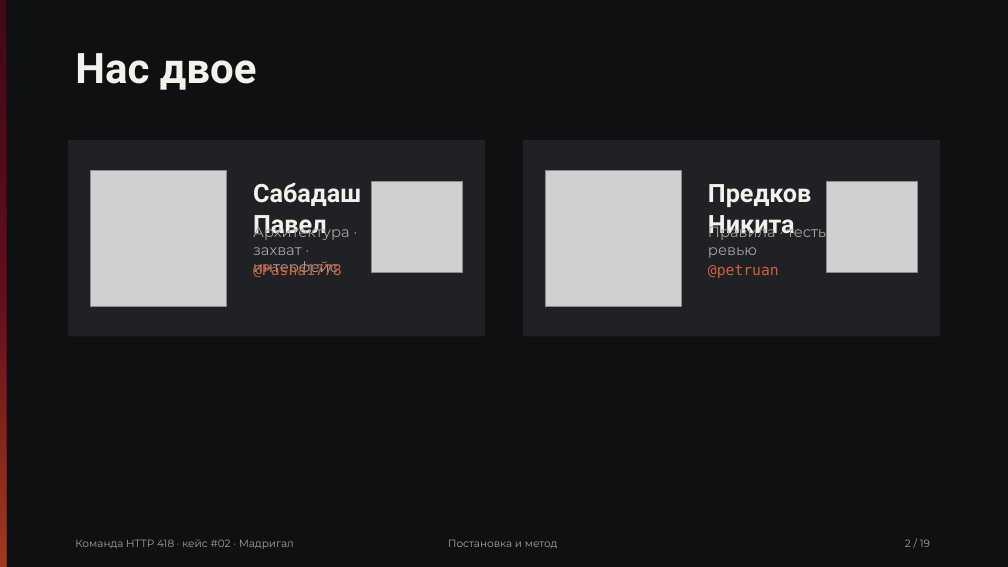
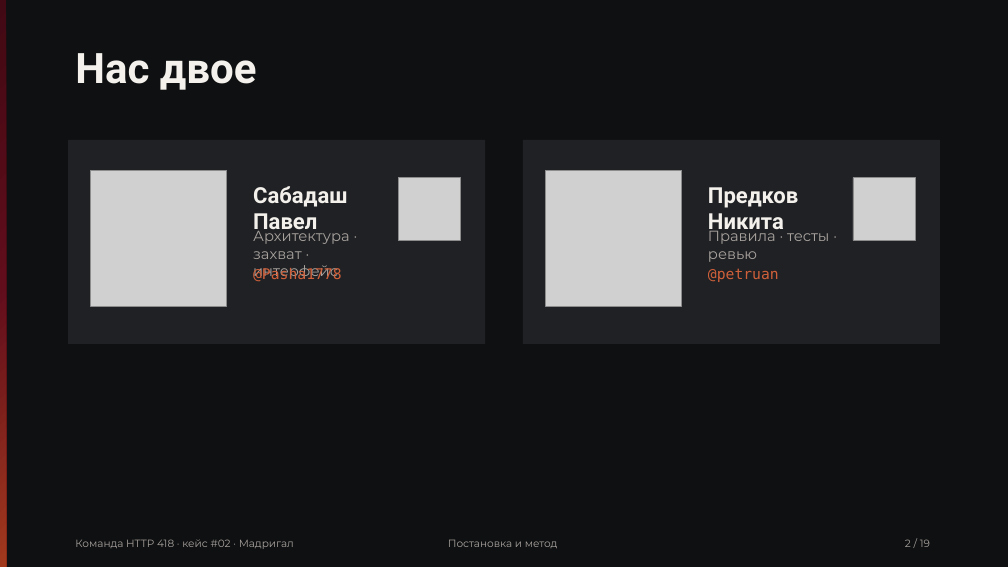
Before and after one commit to Pavel1778/madrigal-protocol-lab, a slide deck: slide 2 of presentation/slides.pptx. Drawn at 1008x567 pixels with LibreOffice and Linux fonts; fonts in the diff are those of the drawing; grey boxes stand for pictures. Boxes give left, top, right and bottom in pixels: in the first picture for what was removed or moved away, otherwise in the second. Text is boxed around its words. In the diff, an @@ line names an element or a change of style, - is before the commit and + after.

```diff
--- a/presentation/slides.pptx
+++ b/presentation/slides.pptx
@@ rectangle: place and size @@
-rectangle at [68,140,485,337]
+rectangle at [68,140,485,344]
@@ rectangle: place and size @@
-rectangle at [523,140,941,337]
+rectangle at [523,140,941,344]
@@ text "Сабадаш Павел" at [253,186,348,236]: size 24 to 21 pt @@
@@ picture: place and size @@
-picture at [372,181,463,272]
+picture at [399,178,461,240]
@@ text "Предков Никита" at [708,187,798,236]: size 24 to 21 pt @@
@@ picture: place and size @@
-picture at [827,181,917,272]
+picture at [853,178,916,240]
@@ 4 texts: place and size @@
-4 texts at [253,223,829,278]
+4 texts at [253,227,829,282]
```
Also in this commit, not shown: 2 other slides changed, 13 other files.
